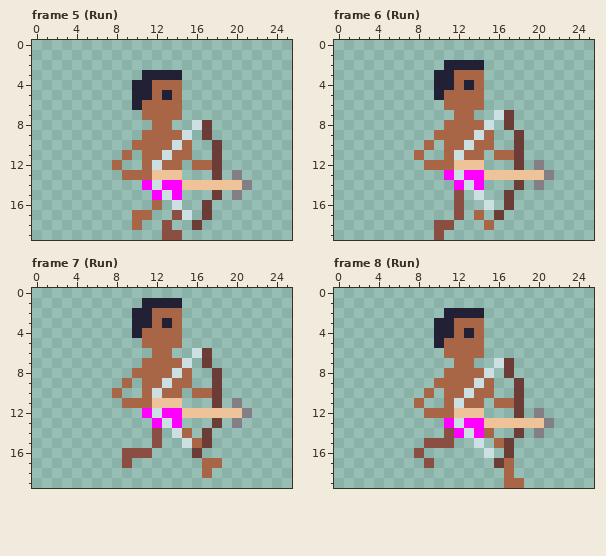
One commit to this pixel-art file: Pixel Art/Units/Archer.ase. This is how it looked before the edit.
26x20 pixels, 38 frames. Shown: frame 5 (Run), frame 6 (Run), frame 7 (Run), frame 8 (Run). The commit also changed other frames, which this record leaves out.
After:
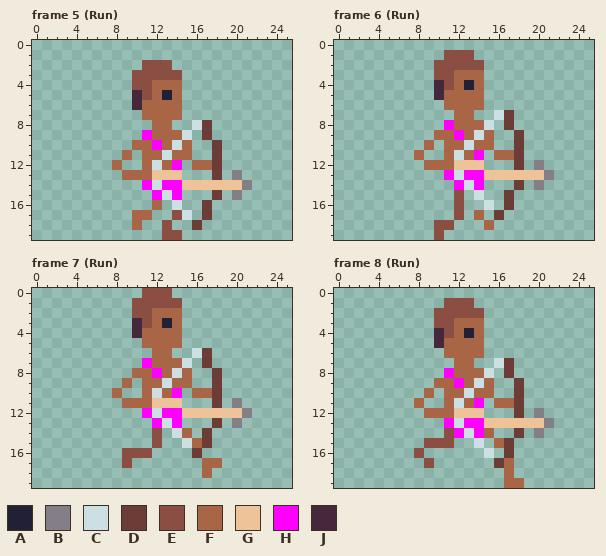
Palette (. is transparent): A #222034  B #847e87  C #ccdfe3  D #6b3d36  E #8a4e43  F #a86647  G #eec39a  H #ff00ff  J #45283c
Changes in this commit:
--- frame 5 (Run), layer "Extra"
@@ x 8..16 @@
  1 .........
- 2 .........
- 3 ...AAAA..
- 4 ..AAFFF..
- 5 ..AAFAF..
- 6 ..AFFFF..
+ 2 ...EEE...
+ 3 ..EEEEE..
+ 4 ..EEFFF..
+ 5 ..JEFAF..
+ 6 ..JFFFF..
  7 ...FFFF..
  8 ....FF..C
- 9 ...FFFFC.
-10 ..FFFFCF.
+ 9 ...HFFFC.
+10 ..FFHFCF.
 11 .F.FFCFF.
-12 F..FCFF.F
+12 F..FCFH.F
 13 .FFFGGG..
--- frame 6 (Run), layer "Extra"
@@ x 8..16 @@
  0 .........
- 1 .........
- 2 ...AAAA..
- 3 ..AAFFF..
- 4 ..AAFAF..
- 5 ..AFFFF..
+ 1 ...EEE...
+ 2 ..EEEEE..
+ 3 ..EEFFF..
+ 4 ..JEFAF..
+ 5 ..JFFFF..
  6 ...FFFF..
  7 ....FF..C
- 8 ...FFFFC.
- 9 ..FFFFCF.
+ 8 ...HFFFC.
+ 9 ..FFHFCF.
 10 .F.FFCFF.
-11 F..FCFF.F
+11 F..FCFH.F
 12 .FFFGGG..
--- frame 7 (Run), layer "Extra"
@@ x 8..16 @@
- 0 .........
- 1 ...AAAA..
- 2 ..AAFFF..
- 3 ..AAFAF..
- 4 ..AFFFF..
+ 0 ...EEE...
+ 1 ..EEEEE..
+ 2 ..EEFFF..
+ 3 ..JEFAF..
+ 4 ..JFFFF..
  5 ...FFFF..
  6 ....FF..C
- 7 ...FFFFC.
- 8 ..FFFFCF.
+ 7 ...HFFFC.
+ 8 ..FFHFCF.
  9 .F.FFCFF.
-10 F..FCFF.F
+10 F..FCFH.F
 11 .FFFGGG..
--- frame 8 (Run), layer "Extra": the same change as frame 6 (Run)
Where, in picture pixels (left, top, right, bottom), the same in both pictures:
changed: (132, 60, 182, 170)
changed: (434, 50, 484, 160)
changed: (132, 288, 182, 398)
changed: (434, 298, 484, 408)
